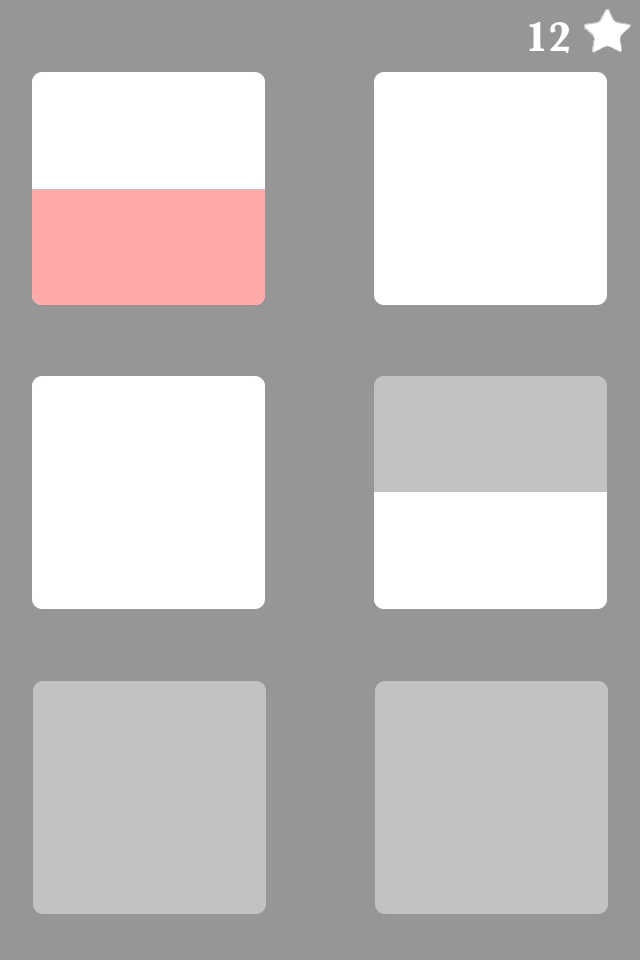
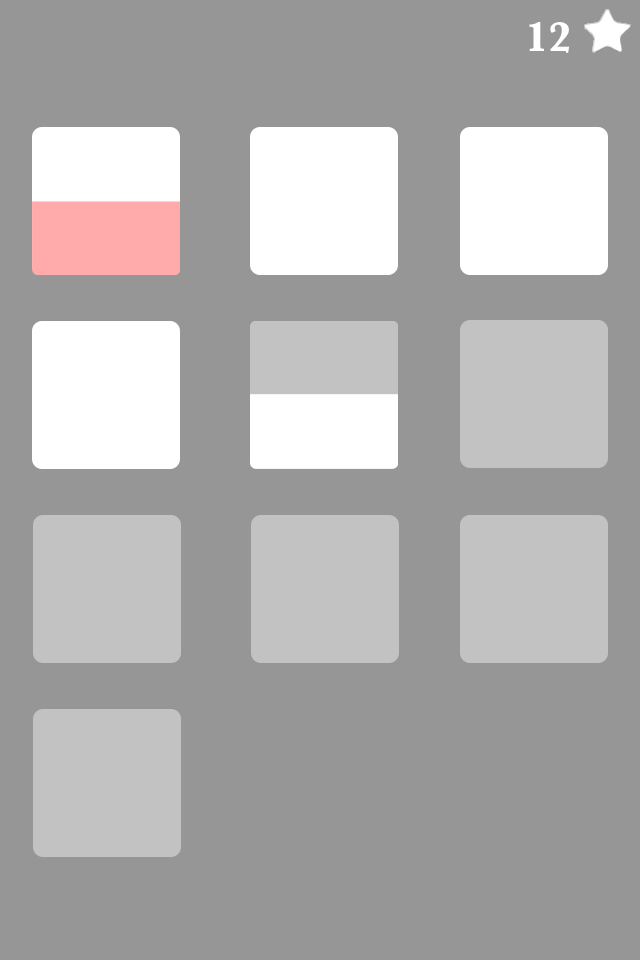
Comparing the layer stacks of the two 640px x 960px images. Changes:
added layer "Level_01 копия 9" (42%) in group "Levels" over left=33, top=709, right=181, bottom=857
added layer "Level_01 копия 6" (42%) in group "Levels" over left=460, top=515, right=608, bottom=663
painted on "Level_01 копия 5" over left=251, top=515, right=608, bottom=914
painted on "Level_01 копия 4" over left=33, top=515, right=266, bottom=914
added layer "Level_01 копия 8" (42%) in group "Levels" over left=460, top=320, right=608, bottom=468
added group "HalfFiled" with 2 layers in group "Levels" over left=250, top=321, right=398, bottom=469
moved "Слой 1" into group "HalfFiled", painted on it over left=250, top=394, right=607, bottom=609
moved "Level_01 копия 3" into group "HalfFiled", painted on it over left=250, top=321, right=607, bottom=609
painted on "Level_01 копия 2" over left=32, top=321, right=265, bottom=609
added layer "Level_01 копия 7" in group "Levels" over left=460, top=127, right=608, bottom=275
painted on "Level_01 копия" over left=250, top=72, right=607, bottom=305
painted on "Fill_01" over left=32, top=72, right=265, bottom=305
painted on "RectBG" over left=32, top=72, right=265, bottom=305
